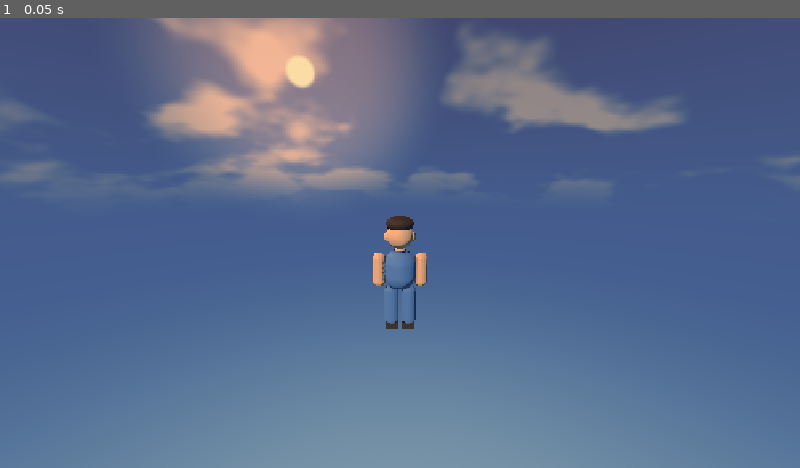
Above: before the commit, frame 1.
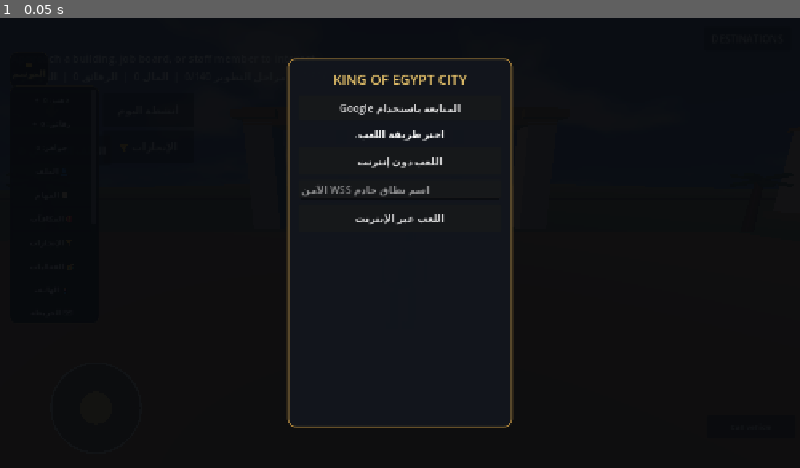
Above: after the commit, the same moment.

Repository: gamalalaraby1988-dotcom/King-Egypt-
Game: Godot game, scene res://scenes/main.tscn
Two runs of this game, one before a commit and one after it. Both use one fixed random seed, a clock stepped at 60 frames per second and the inputs below.
Inputs:
- Up to frame 1 (0.05 s): no input

The runs differ from the first frame. In frame 1, 100% of the frame differs, in the area x 0-100%, y 0-100%.
Error before the commit: Parse Error: Function "_request_walk_progress()" not found in base self. (res://scripts/authoritative_game_server.gd:305)

Commit message:
Persist and restore signed Online walking progress

Diff:
--- a/scripts/authoritative_game_server.gd
+++ b/scripts/authoritative_game_server.gd
@@ -1135,6 +1135,131 @@
 		return
 	arcade_session_state_changed.emit(session_id, state, machine_id, message)
 
+
+
+func _walk_signature_message(action: String, user_id: String, issued_at: int, event_id: String = "", distance_meters: float = 0.0, expires_at: int = 0) -> String:
+	if action == "lookup":
+		return "v1|walk|lookup|%s|%d" % [user_id, issued_at]
+	return "v1|walk|record|%s|%s|%.3f|%d|%d" % [user_id, event_id, distance_meters, issued_at, expires_at]
+
+
+func _request_walk_progress(peer_id: int, action: String) -> void:
+	if not multiplayer.is_server() or not _sessions.has(peer_id) or _walk_progress_requests.has(peer_id):
+		return
+	var session: Dictionary = _sessions[peer_id]
+	var user_id := str(session.get("user_id", ""))
+	if user_id.is_empty() or _proof_hmac_secret.size() < 32:
+		return
+	var base_url := str(ProjectSettings.get_setting("founder/auth/api_base_url", "")).strip_edges().trim_suffix("/")
+	var publishable_key := str(ProjectSettings.get_setting("founder/auth/publishable_key", "")).strip_edges()
+	if not base_url.begins_with("https://") or publishable_key.is_empty():
+		return
+
+	var issued_at := int(Time.get_unix_time_from_system())
+	var event_id := ""
+	var distance_meters := 0.0
+	var expires_at := 0
+	if action == "record":
+		event_id = str(session.get("walk_pending_event_id", ""))
+		if event_id.is_empty():
+			distance_meters = floorf(minf(float(session.get("walk_pending_meters", 0.0)), 5.0) * 1000.0) / 1000.0
+			if distance_meters <= 0.0:
+				return
+			event_id = _new_server_event_uuid()
+			if event_id.is_empty():
+				return
+			expires_at = issued_at + 300
+			session["walk_pending_event_id"] = event_id
+			session["walk_pending_event_meters"] = distance_meters
+			session["walk_pending_event_issued_at"] = issued_at
+			session["walk_pending_event_expires_at"] = expires_at
+		else:
+			distance_meters = float(session.get("walk_pending_event_meters", 0.0))
+			issued_at = int(session.get("walk_pending_event_issued_at", 0))
+			expires_at = int(session.get("walk_pending_event_expires_at", 0))
+			if expires_at < int(Time.get_unix_time_from_system()):
+				# Expired unconfirmed batch is discarded rather than replayed with a new event id.
+				session["walk_pending_meters"] = maxf(0.0, float(session.get("walk_pending_meters", 0.0)) - distance_meters)
+				session["walk_pending_event_id"] = ""
+				session["walk_pending_event_meters"] = 0.0
+				session["walk_pending_event_issued_at"] = 0
+				session["walk_pending_event_expires_at"] = 0
+				session["walk_retry_after_usec"] = Time.get_ticks_usec() + 5000000
+				return
+
+	var canonical := _walk_signature_message(action, user_id, issued_at, event_id, distance_meters, expires_at)
+	var hmac_context := HMACContext.new()
+	if hmac_context.start(HashingContext.HASH_SHA256, _proof_hmac_secret) != OK or hmac_context.update(canonical.to_utf8_buffer()) != OK:
+		session["walk_retry_after_usec"] = Time.get_ticks_usec() + 5000000
+		return
+	var payload: Dictionary = {
+		"action": action,
+		"user_id": user_id,
+		"issued_at": issued_at,
+		"signature_hex": hmac_context.finish().hex_encode()
+	}
+	if action == "record":
+		payload["server_event_id"] = event_id
+		payload["distance_meters"] = distance_meters
+		payload["expires_at"] = expires_at
+
+	var request := HTTPRequest.new()
+	request.name = "WalkProgressHTTPRequest_%d" % peer_id
+	request.timeout = 10.0
+	add_child(request)
+	request.request_completed.connect(_on_walk_progress_completed.bind(peer_id, user_id, action, event_id, distance_meters))
+	var headers := PackedStringArray([
+		"Content-Type: application/json",
+		"Accept: application/json",
+		"apikey: " + publishable_key
+	])
+	var error := request.request(base_url + "/functions/v1/game-walk-progress", headers, HTTPClient.METHOD_POST, JSON.stringify(payload))
+	if error != OK:
+		request.queue_free()
+		session["walk_retry_after_usec"] = Time.get_ticks_usec() + 5000000
+		return
+	session["walk_request_active"] = true
+	_walk_progress_requests[peer_id] = request
+
+
+func _on_walk_progress_completed(result: int, response_code: int, _headers: PackedStringArray, body: PackedByteArray, peer_id: int, user_id: String, action: String, event_id: String, distance_meters: float) -> void:
+	var request := _walk_progress_requests.get(peer_id) as HTTPRequest
+	_walk_progress_requests.erase(peer_id)
+	if is_instance_valid(request):
+		request.queue_free()
+	if not _sessions.has(peer_id):
+		return
+	var session: Dictionary = _sessions[peer_id]
+	if str(session.get("user_id", "")) != user_id:
+		return
+	session["walk_request_active"] = false
+	if result != HTTPRequest.RESULT_SUCCESS or response_code < 200 or response_code >= 300:
+		session["walk_retry_after_usec"] = Time.get_ticks_usec() + 5000000
+		return
+	var parsed: Variant = JSON.parse_string(body.get_string_from_utf8())
+	if not (parsed is Dictionary) or not bool(parsed.get("verified", false)):
+		session["walk_retry_after_usec"] = Time.get_ticks_usec() + 5000000
+		return
+	var total_meters := float(parsed.get("total_meters", -1.0))
+	if not is_finite(total_meters) or total_meters < 0.0 or total_meters > 100000000.0:
+		session["walk_retry_after_usec"] = Time.get_ticks_usec() + 5000000
+		return
+	session["walk_distance_meters"] = maxf(float(session.get("walk_distance_meters", 0.0)), total_meters)
+	if action == "lookup":
+		session["walk_progress_ready"] = true
+		session["first_steps_recorded"] = total_meters >= 100.0
+	else:
+		if bool(parsed.get("recorded", false)) and str(session.get("walk_pending_event_id", "")) == event_id:
+			session["walk_pending_meters"] = maxf(0.0, float(session.get("walk_pending_meters", 0.0)) - distance_meters)
+			session["walk_pending_event_id"] = ""
+			session["walk_pending_event_meters"] = 0.0
+			session["walk_pending_event_issued_at"] = 0
+			session["walk_pending_event_expires_at"] = 0
+		if bool(parsed.get("achievement_unlocked", false)):
+			session["first_steps_recorded"] = true
+			if multiplayer.get_peers().has(peer_id):
+				rpc_id(peer_id, "receive_server_activity_progress_recorded", "achievement", "first_steps", false)
+	session["walk_retry_after_usec"] = 0
 
 
 func _notify_proof_issue_failed(peer_id: int, activity_kind: String, activity_id: String, message: String) -> void:
